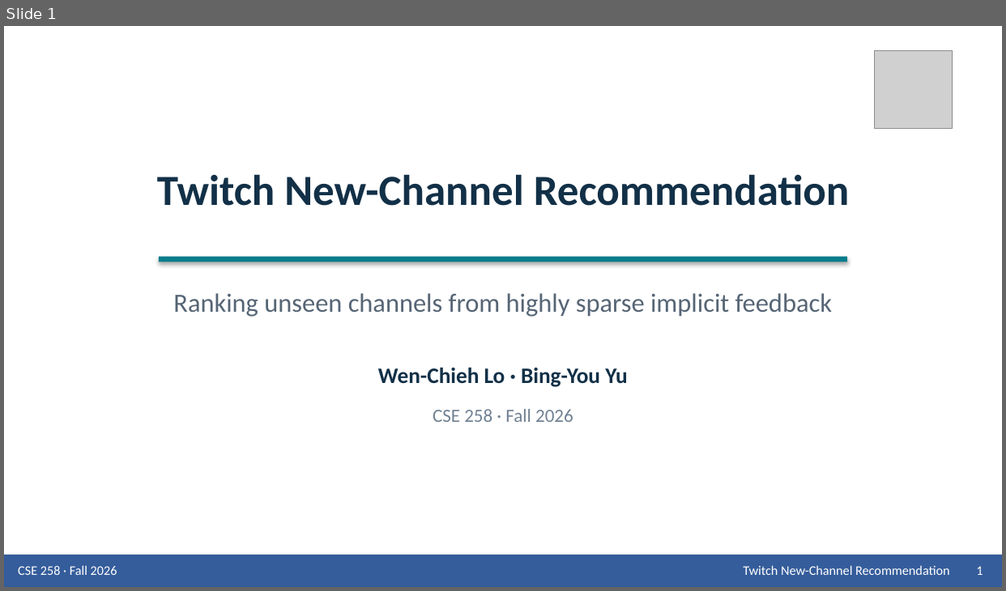
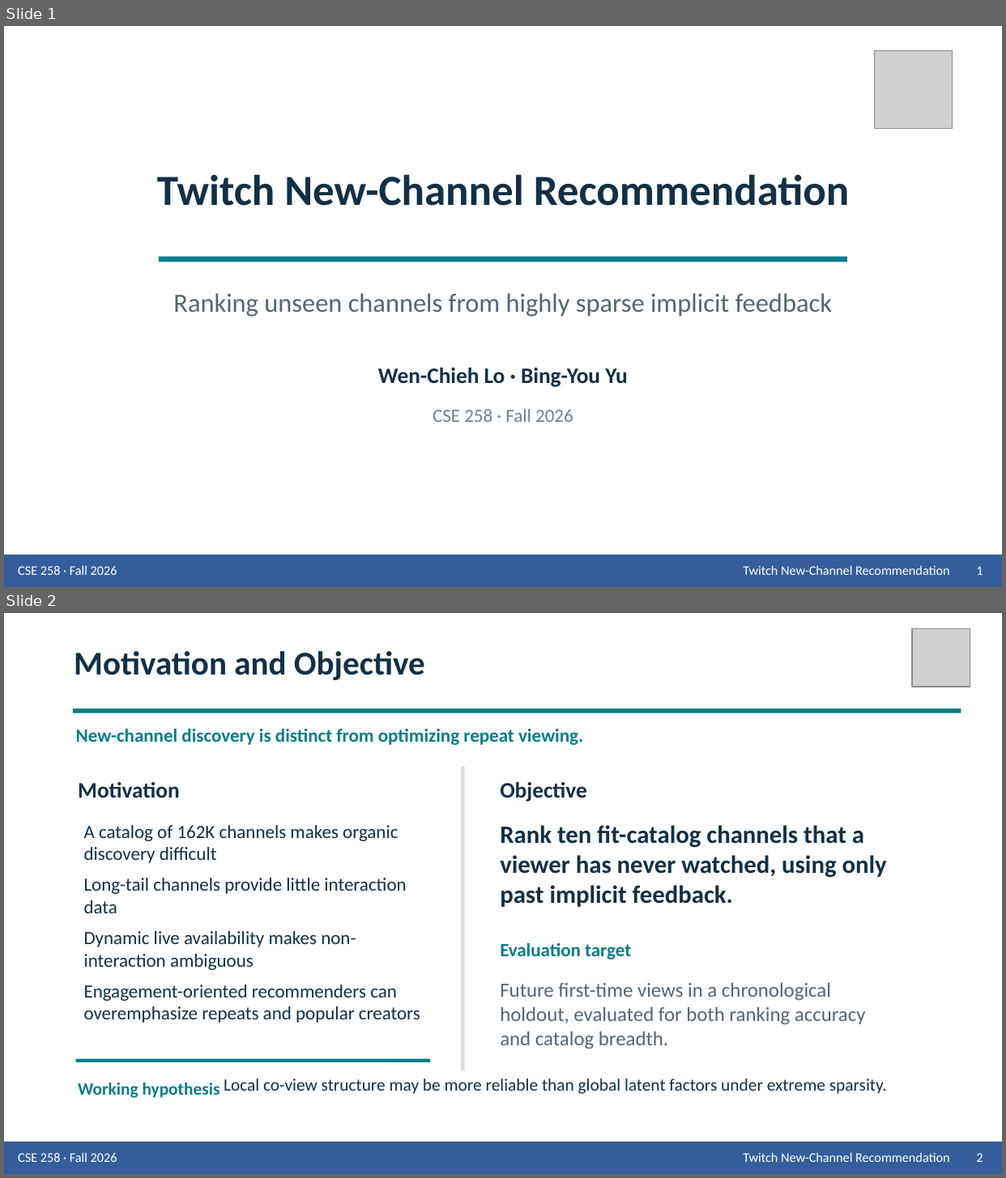
Before and after one commit to Wen-Chieh-Lo/You-know-who-did-God-did-, a slide deck: presentation/Group_9_Presentation_Twitch.pptx. Shown one above the other, each under a label of ours: slide 1 before the commit, slides 1 and 2 after it. The pictures are 1006x591 and 1006x1178 pixels, drawn with LibreOffice and Linux fonts; fonts in the diff are those of the drawing; grey boxes stand for pictures. Boxes give left, top, right and bottom in pixels: in the first picture for what was removed or moved away, otherwise in the second. Text is boxed around its words. In the diff, an @@ line names an element or a change of style, - is before the commit and + after.

Commit message:
Revise motivation slide and remove theme shadows

```diff
--- a/presentation/Group_9_Presentation_Twitch.pptx
+++ b/presentation/Group_9_Presentation_Twitch.pptx
@@ slide 2 added at <box>4,613,1002,1174</box>, background #FFFFFF @@
@@ picture added at <box>912,629,970,687</box> @@
@@ text added at <box>74,651,425,680</box>, 24 pt, text #123047, bold @@
+Motivation and Objective
@@ rectangle added at <box>73,709,961,713</box>, fill #087D8B @@
@@ text added at <box>76,728,583,745</box>, 13.5 pt, text #087D8B, bold @@
+New-channel discovery is distinct from optimizing repeat viewing.
@@ text added at <box>78,781,180,798</box>, 16 pt, text #123047, bold @@
+Motivation
@@ rectangle added at <box>461,767,465,1071</box>, fill #D6E0E6 @@
@@ text added at <box>500,781,587,802</box>, 16 pt, text #123047, bold @@
+Objective
@@ text added at <box>84,825,420,1023</box>, 13.5 pt, text #123047 @@
+A catalog of 162K channels makes organic discovery difficult
+Long-tail channels provide little interaction data
+Dynamic live availability makes non-interaction ambiguous
+Engagement-oriented recommenders can overemphasize repeats and popular creators
@@ text added at <box>500,825,887,907</box>, 18 pt, text #123047, bold @@
+Rank ten fit-catalog channels that a viewer has never watched, using only past implicit feedback.
@@ text added at <box>500,943,631,960</box>, 13.5 pt, text #087D8B, bold @@
+Evaluation target
@@ text added at <box>500,982,866,1050</box>, 14.5 pt, text #566575 @@
+Future first-time views in a chronological holdout, evaluated for both ranking accuracy and catalog breadth.
@@ rectangle added at <box>76,1059,430,1063</box>, fill #087D8B @@
@@ text added at <box>78,1083,220,1098</box>, 12.5 pt, text #087D8B, bold @@
+Working hypothesis
@@ text added at <box>224,1079,887,1094</box>, 12.5 pt, text #123047 @@
+Local co-view structure may be more reliable than global latent factors under extreme sparsity.
@@ rectangle added at <box>4,1142,1002,1174</box>, fill #355D9B @@
@@ text added at <box>18,1152,117,1162</box>, 9.5 pt, text #FFFFFF @@
+CSE 258 · Fall 2026
@@ text added at <box>743,1152,950,1162</box>, 9.5 pt, text #FFFFFF @@
+Twitch New-Channel Recommendation
@@ text added at <box>976,1153,982,1162</box>, 9.5 pt, text #FFFFFF @@
+2
@@ slide 1 changed as well @@
@@ rectangle at <box>159,257,847,263</box>: shadow off @@
```
Also in this commit, not shown: 12 other slides changed, 1 slide removed, 2 other files.
